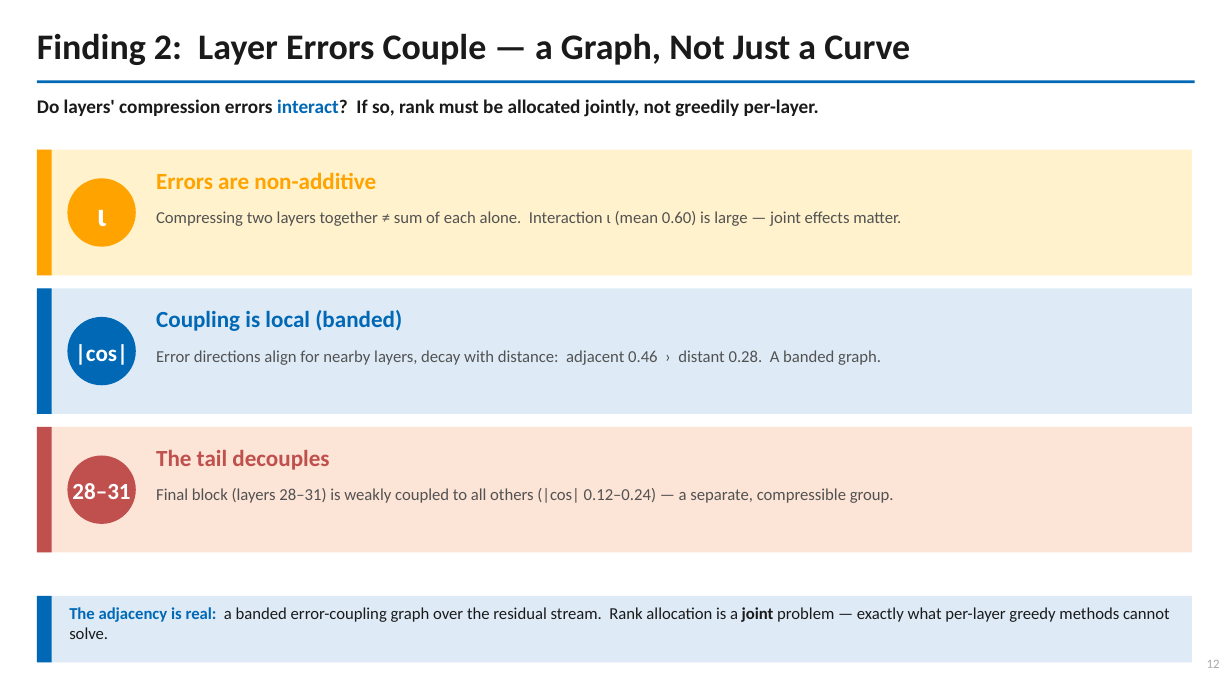
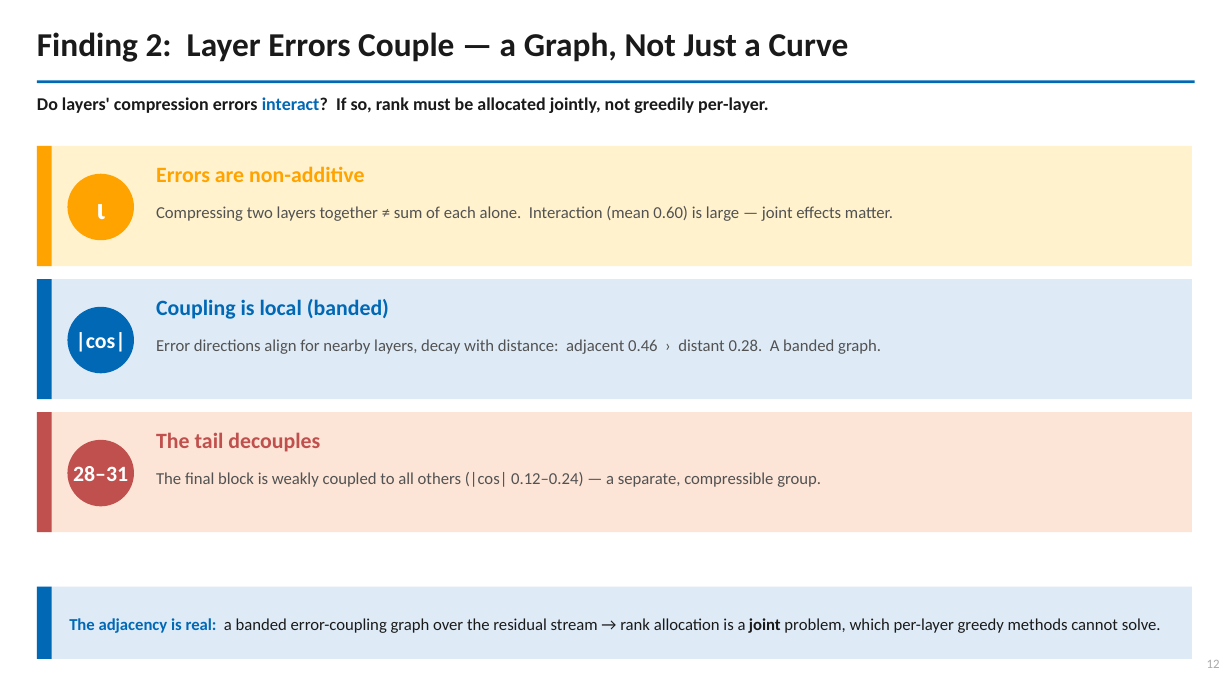
Before and after one commit to shahrzadesmat/HyperGraph, a slide deck: slide 13 of hypergraph_slides.pptx. Drawn at 1232x693 pixels with LibreOffice and Linux fonts; fonts in the diff are those of the drawing. Boxes give left, top, right and bottom in pixels: in the first picture for what was removed or moved away, otherwise in the second. Text is boxed around its words. In the diff, an @@ line names an element or a change of style, - is before the commit and + after.

```diff
--- a/hypergraph_slides.pptx
+++ b/hypergraph_slides.pptx
@@ text "Finding 2: Layer Errors Couple ..." at bbox=[37, 32, 849, 62]: size 28 to 26 pt @@
@@ text "Do layers' compression errors interact? ..." at bbox=[37, 97, 768, 113]: size 15 to 14 pt @@
@@ rectangle: place and size @@
-rectangle at bbox=[37, 150, 1192, 275]
+rectangle at bbox=[37, 146, 1192, 266]
@@ rectangle: place and size @@
-rectangle at bbox=[37, 150, 52, 275]
+rectangle at bbox=[37, 146, 52, 266]
@@ text "ι" at bbox=[96, 204, 105, 219]: size 26 to 24 pt @@
@@ ellipse: place and size @@
-ellipse at bbox=[67, 178, 136, 247]
+ellipse at bbox=[67, 174, 134, 240]
@@ text at bbox=[156, 206, 893, 221]: text changed @@
-Compressing two layers together ≠ sum of each alone. Interaction ι (mean 0.60) is large — joint effects matter.
+Compressing two layers together ≠ sum of each alone. Interaction (mean 0.60) is large — joint effects matter.
@@ rectangle: place and size @@
-rectangle at bbox=[37, 288, 1192, 414]
+rectangle at bbox=[37, 279, 1192, 399]
@@ rectangle: place and size @@
-rectangle at bbox=[37, 288, 52, 414]
+rectangle at bbox=[37, 279, 52, 399]
@@ text "|cos|": place and size @@
-text "|cos|" at bbox=[75, 344, 128, 365]
+text "|cos|" at bbox=[76, 332, 126, 352]
@@ 2 texts, 1 ellipse: place and size @@
-2 texts, 1 ellipse at bbox=[67, 310, 881, 385]
+2 texts, 1 ellipse at bbox=[67, 299, 881, 373]
@@ rectangle: place and size @@
-rectangle at bbox=[37, 427, 1192, 553]
+rectangle at bbox=[37, 412, 1192, 532]
@@ rectangle: place and size @@
-rectangle at bbox=[37, 427, 52, 553]
+rectangle at bbox=[37, 412, 52, 532]
@@ size 18 to 17 pt in 5 elements at bbox=[156, 166, 364, 182], bbox=[156, 299, 389, 319], bbox=[156, 432, 320, 452], bbox=[76, 332, 126, 352], bbox=[73, 466, 128, 481] @@
@@ text "28–31": place and size @@
-text "28–31" at bbox=[72, 483, 130, 499]
+text "28–31" at bbox=[73, 466, 128, 481]
@@ ellipse: place and size @@
-ellipse at bbox=[67, 456, 136, 524]
+ellipse at bbox=[67, 440, 134, 506]
@@ text "The tail decouples": place and size @@
-text "The tail decouples" at bbox=[156, 450, 329, 470]
+text "The tail decouples" at bbox=[156, 432, 320, 452]
@@ text at bbox=[156, 472, 821, 487]: text changed @@
-Final block (layers 28–31) is weakly coupled to all others (|cos| 0.12–0.24) — a separate, compressible group.
+The final block is weakly coupled to all others (|cos| 0.12–0.24) — a separate, compressible group.
@@ rectangle: place and size @@
-rectangle at bbox=[37, 596, 1192, 663]
+rectangle at bbox=[37, 587, 1192, 659]
@@ rectangle: place and size @@
-rectangle at bbox=[37, 596, 52, 663]
+rectangle at bbox=[37, 587, 52, 659]
@@ text "The adjacency is real: a ..." at bbox=[69, 618, 1161, 633]: vertical alignment top to middle @@
@@ text at bbox=[69, 618, 1161, 633]: text changed @@
-The adjacency is real: a banded error-coupling graph over the residual stream. Rank allocation is a joint problem — exactly what per-layer greedy methods cannot solve.
+The adjacency is real: a banded error-coupling graph over the residual stream → rank allocation is a joint problem, which per-layer greedy methods cannot solve.
```
Also in this commit, not shown: 4 other slides changed, 3 other files.
